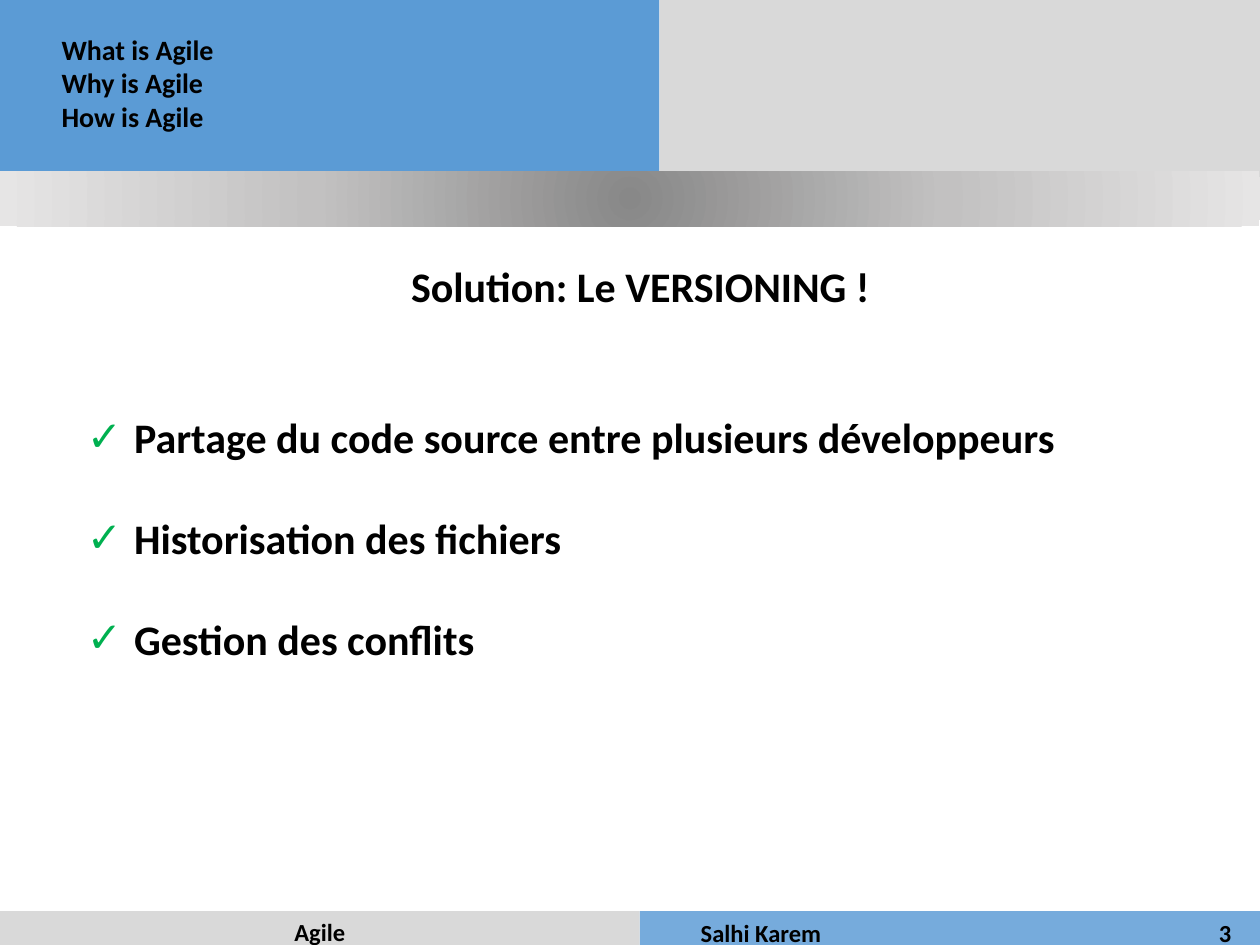
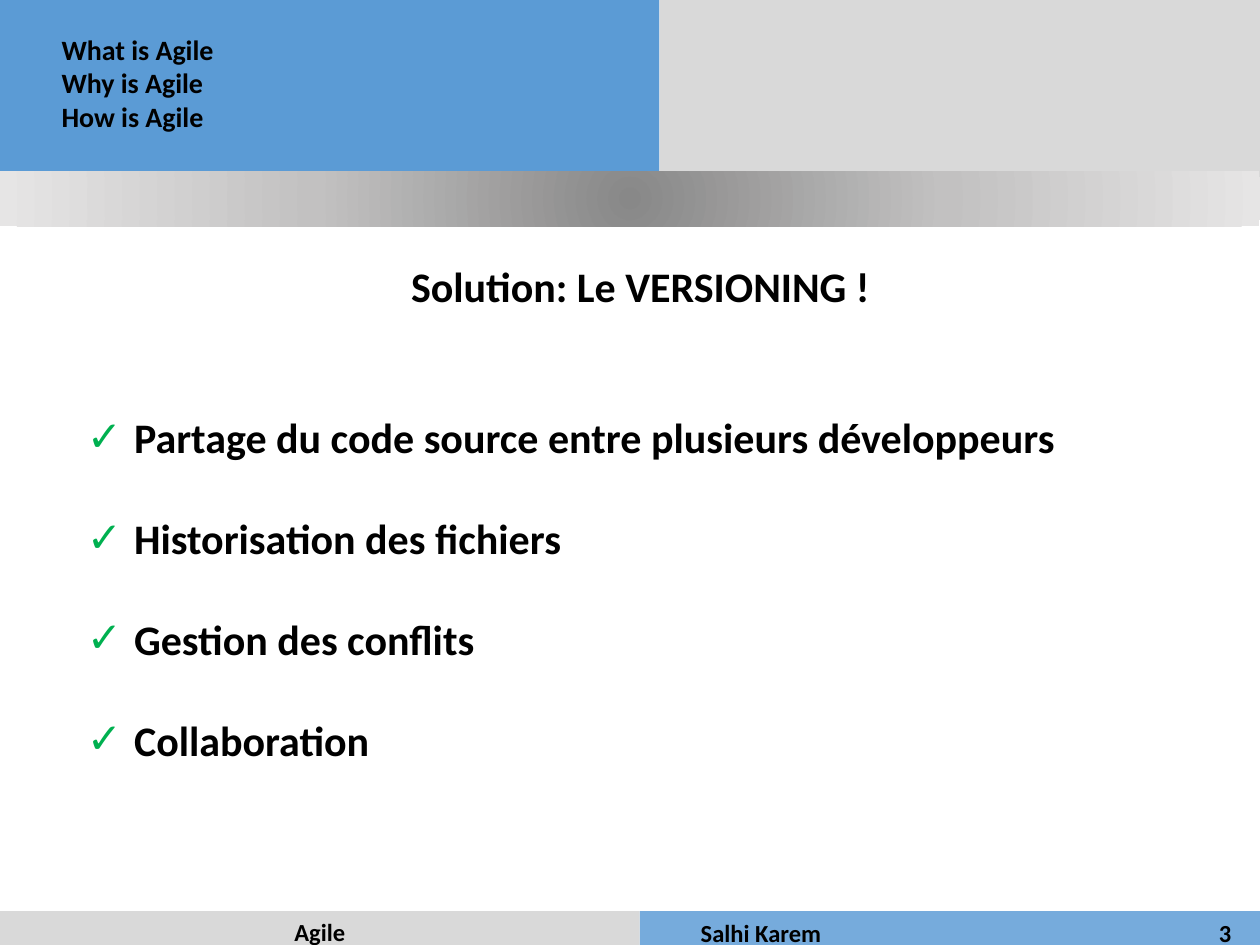
Before and after one commit to KaremSalhi/Gittest, a slide deck: slide 4 of Pres-Git.pptx. Drawn at 1260x945 pixels with LibreOffice and Linux fonts; fonts in the diff are those of the drawing. Boxes give left, top, right and bottom in pixels: in the first picture for what was removed or moved away, otherwise in the second. Text is boxed around its words. In the diff, an @@ line names an element or a change of style, - is before the commit and + after.

Commit message:
Presentation de Git version1

```diff
--- a/Pres-Git.pptx
+++ b/Pres-Git.pptx
@@ text at (134,726,369,757): paragraph added @@
+✓ Collaboration
```
Also in this commit, not shown: 1 other slide changed.
